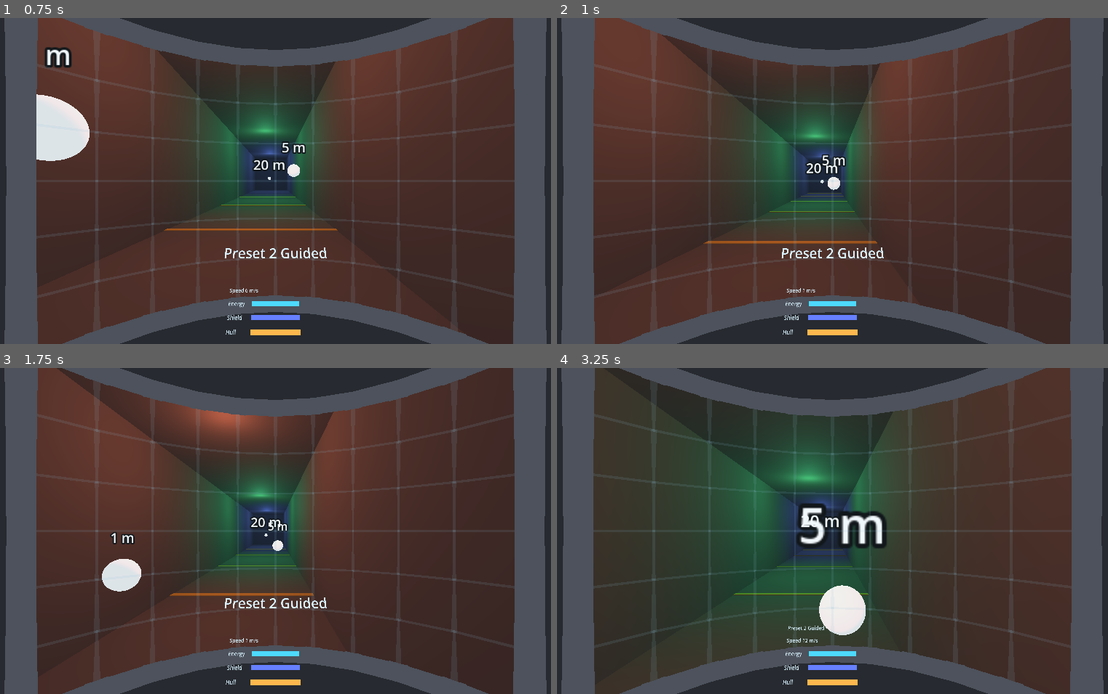
Above: before the commit, frames 1-4 (two rows, left to right).
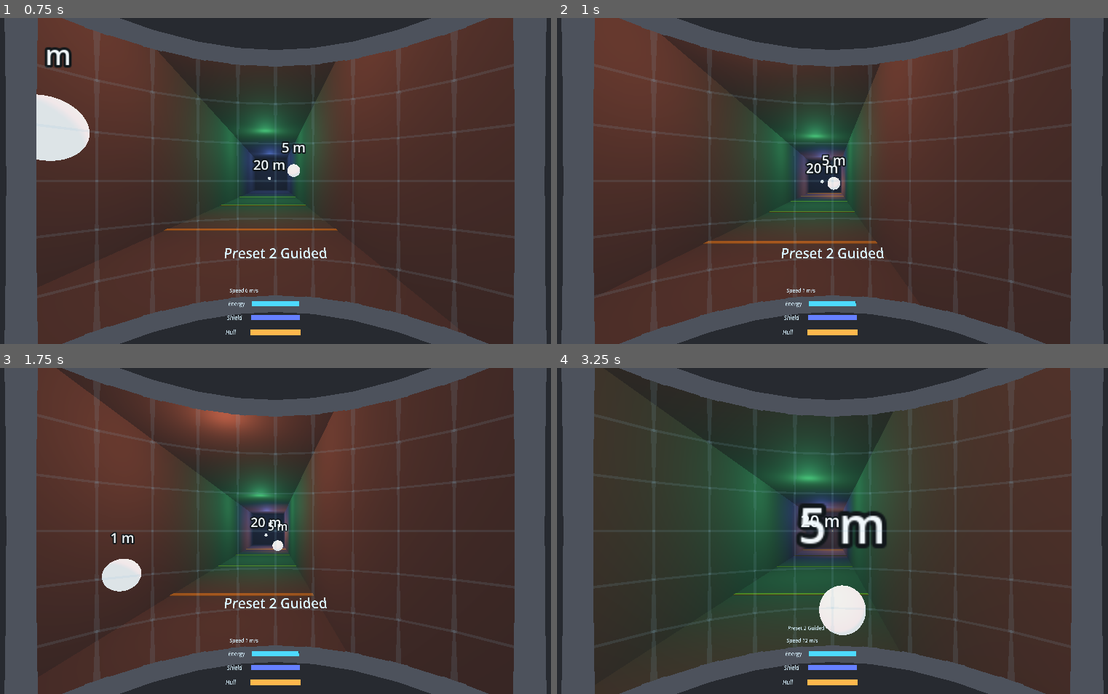
Above: after the commit, the same moments.

Repository: noless-zz/meltdown
Game: Godot game, scene res://main.tscn
The game is run twice, just before and just after one commit, with the same random seed, the same clock (stepped at 60 frames per second) and the same inputs.
Inputs (mouse positions are in pixels of both pictures, inside the frame that each line leads up to):
- Up to frame 1 (0.75 s): tap Enter at 0.5 s; move the mouse to (402, 164) at 0.52 s; hold D from 0.53 s (still down); tap R at 0.6 s; click (402, 164) at 0.67 s
- Up to frame 2 (1 s): keep holding D; tap Space at 0.77 s
- Up to frame 3 (1.75 s): move the mouse to (159, 547) at 1.27 s; release D at 1.28 s; hold S from 1.28 s (still down); tap E at 1.35 s; tap Space at 1.52 s
- Up to frame 4 (3.25 s): move the mouse to (893, 459) at 2.02 s; release S at 2.03 s; hold D 2.03-2.78 s; tap Shift at 2.1 s; move the mouse to (804, 596) at 2.77 s; hold W from 2.78 s (still down); tap Z at 2.85 s; click (804, 596) at 2.92 s; tap Space at 3.02 s

Frame 1 is identical in both runs. In frame 2, 0.4% of the frame differs, in the area x 43-55%, y 40-88%; in frame 3, 0.5%, in the area x 43-55%, y 42-88%; in frame 4, 0.3%.

Commit message:
Show the projectiles in the main scene and start armed (#189)
The owner pulled the trigger in the headset and saw nothing: the ship had
no weapon and nothing drew the projectiles. LocalSession now resolves the
ship file's loadout from the weapon data files (core opens none), equips it
before tick 0 and records it in the replay, so the real main scene starts
with the pulse cannon and replays stay reproducible (CMB-1, ARC-2, ARC-4).

It also hands out copies of the projectiles, one stable copy per projectile,
so the view can interpolate bolts without ever touching Sim (MP-2).
CombatWiring, beside main.gd like ComfortWiring, adds the ProjectileView in
the simulation's space and feeds it every frame, with the camera position
for the bolt lights (LGT-1). main.gd grows by three lines.

Co-Authored-By: Claude Opus 5.5 <noreply@anthropic.com>
Claude-Session: https://claude.ai/code/session_01Hhhk3yf5mJgpXhDYBwiLDz

Diff:
--- /dev/null
+++ b/game/combat_wiring.gd
@@ -0,0 +1,51 @@
+class_name CombatWiring
+extends RefCounted
+
+## Joins the session's combat state to what the main scene draws (CMB-1,
+## LGT-1): for now the projectiles, later the robots (#228).
+##
+## It sits beside `main.gd`, like `ComfortWiring`, because it reads the `net/`
+## session, which `view/` may not depend on. It hands the view copies from
+## `LocalSession` and never writes simulation state (MP-2).
+
+## The bolts, under the world node once `attach` has run, null before.
+var projectile_view: ProjectileView = null
+
+
+## Puts the projectile view under `world`, the node whose space is the
+## simulation's: the bolts are drawn at the simulated positions as they are.
+## Calling it again adds nothing.
+func attach(world: Node3D) -> void:
+	if projectile_view != null:
+		return
+	projectile_view = ProjectileView.new()
+	world.add_child(projectile_view)
+
+
+## Shows this frame's projectiles, blended by the session's interpolation
+## fraction like the rig. The bolts nearest `camera` get the lights (#187).
+func update(session: LocalSession, camera: Node3D) -> void:
+	if projectile_view == null:
+		return
+	if camera != null:
+		projectile_view.set_viewer(point_in(projectile_view, camera))
+	projectile_view.show_projectiles(session.current_projectiles(), session.interpolation_fraction)
+
+
+## Where `node` is, in `space`'s coordinates: its global position seen from
+## `space`. Outside the scene tree (tests, the first frame) global transforms
+## cannot be read, so the parents' transforms are multiplied up instead.
+static func point_in(space: Node3D, node: Node3D) -> Vector3:
+	if space.is_inside_tree() and node.is_inside_tree():
+		return space.to_local(node.global_position)
+	return _to_top(space).affine_inverse() * _to_top(node).origin
+
+
+## `node`'s transform in the space of its topmost 3D ancestor.
+static func _to_top(node: Node3D) -> Transform3D:
+	var total: Transform3D = Transform3D.IDENTITY
+	var current: Node = node
+	while current is Node3D:
+		total = (current as Node3D).transform * total
+		current = current.get_parent()
+	return total
--- a/game/main.gd
+++ b/game/main.gd
@@ -51,6 +51,8 @@
 var build_info: BuildInfo = BuildInfo.load_from(BuildInfo.DEFAULT_PATH)
 ## Logs each afterburner start and stop and pulses the boosting hand (#170).
 var boost_haptics: BoostHaptics = BoostHaptics.new()
+## The bolts and, later, the robots, drawn from session copies (#189, MP-2).
+var combat: CombatWiring = CombatWiring.new()
 
 
 func _ready() -> void:
@@ -84,6 +86,7 @@
 	attach_cockpit_frame()
 	attach_fade_overlay()
 	attach_status_panel()
+	combat.attach(self)  # Main's space is the simulation's; the tunnel is offset.
 	place_rig()
 	InstallerProbe.run_if_requested()  # Debug builds, only when asked (#130).
 	AcceptanceRunner.start_if_requested(self)  # Only with --acceptance=<suite> (#165).
@@ -147,6 +150,7 @@
 		fade_overlay.set_alpha(reset_hold.alpha)
 	log_afterburner()
 	place_rig()
+	combat.update(session, get_node_or_null("XRRig/Camera") as Node3D)
 	update_status_panel(delta_seconds)
 
 
--- a/game/net/local_session.gd
+++ b/game/net/local_session.gd
@@ -6,8 +6,9 @@
 ## all drive the simulation through this, so they fly the same code.
 ##
 ## Time arrives only through `advance`; nothing here reads the clock, nodes or
-## input devices (ARC-1). The view reads `previous_ship()`, `current_ship()`
-## and `interpolation_fraction` and never writes simulation state (MP-2).
+## input devices (ARC-1). The view reads `previous_ship()`, `current_ship()`,
+## `current_projectiles()` and `interpolation_fraction` and never writes
+## simulation state (MP-2).
 
 ## A long hitch (a loading stall, the headset taken off) would otherwise make
 ## the next frame run hundreds of ticks, take longer than a frame, and fall
@@ -17,6 +18,8 @@
 ## (90 frames of 1/90 s), which would lose one tick per second. Time within this
 ## margin of a whole tick counts as the whole tick.
 const TICK_EPSILON: float = 1.0e-6
+## Where the weapons a ship file's loadout names are read from, by id (#189).
+const WEAPON_DIR: String = "res://data/weapons/"
 
 var sim: Sim
 ## Every input fed to `sim`, in order; running it reproduces `sim` (ARC-2).
@@ -45,11 +48,19 @@
 var _current_ship: ShipState
 ## Events of every tick run by the latest `advance`, in tick order.
 var _frame_events: Array[SimEvent] = []
+## Copies of `sim.projectiles` after the latest tick, oldest first.
+var _current_projectiles: Array[Projectile] = []
+## The copy of each live projectile, by the simulation's projectile. A
+## projectile keeps one copy for its whole flight, so the view can tell a bolt
+## it already drew from a new one and blend it between ticks.
+var _projectile_copies: Dictionary[Projectile, Projectile] = {}
 
 
 ## `bounds` are the walls the ship flies inside, or null for open space.
 ## `tuning` gives every ship its feel values before the first tick; null, or a
-## tuning whose `error` is set, flies the built-in defaults.
+## tuning whose `error` is set, flies the built-in defaults. A tuning whose
+## loadout has been resolved (see `load_tuning`) starts the ship armed, and the
+## weapons are recorded in the replay (CMB-1, ARC-2).
 func _init(run_seed: int = 0, input_source: ShipInputSource = null, bounds: BoxBounds = null,
 		tuning: ShipTuning = null) -> void:
 	replay = Replay.new(run_seed, 1)
@@ -62,6 +73,9 @@
 	# The tuning goes through the replay too, so a replay flies the same ship.
 	sim = Sim.new(run_seed, 1, replay.bounds())
 	replay.apply_tuning(sim)
+	if replay.tuning != null and replay.tuning.loadout.is_armed():
+		replay.loadout = replay.tuning.loadout
+		sim.equip(replay.loadout)
 	_input_source = input_source if input_source != null else ShipInputSource.new()
 	_current_ship = _snapshot(sim.ships[0])
 	_previous_ship = _snapshot(sim.ships[0])
@@ -99,7 +113,11 @@
 
 ## Reads a ship data file. Returns null, after printing why, when the file is
 ## missing or rejected, so the caller flies the built-in defaults.
-static func load_tuning(path: String) -> ShipTuning:
+## The weapons its loadout names are read from `weapon_dir` and resolved here,
+## since core opens no files. If any of them is missing or rejected, the
+## problem is printed and the ship flies unarmed with the file's other values:
+## a half-armed ship would hide which weapon broke.
+static func load_tuning(path: String, weapon_dir: String = WEAPON_DIR) -> ShipTuning:
 	var problem: String = ""
 	var tuning: ShipTuning = null
 	if not FileAccess.file_exists(path):
@@ -110,6 +128,14 @@
 	if problem != "":
 		print("Meltdown: ship tuning %s rejected (%s); flying with the built-in defaults" % [path, problem])
 		return null
+	var texts: Dictionary = {}
+	for id: String in tuning.loadout.weapon_ids():
+		var weapon_path: String = weapon_dir.path_join(id + ".json")
+		if FileAccess.file_exists(weapon_path):
+			texts[id] = FileAccess.get_file_as_string(weapon_path)
+	var weapon_problem: String = tuning.loadout.resolve(texts)
+	if weapon_problem != "":
+		print("Meltdown: ship loadout in %s rejected (%s); flying unarmed" % [path, weapon_problem])
 	return tuning
 
 
@@ -130,6 +156,13 @@
 ## Ship state after the latest tick. A copy, like `previous_ship()`.
 func current_ship() -> ShipState:
 	return _current_ship
+
+
+## Every live projectile after the latest tick, oldest first. A new array of
+## copies: changing the array or a projectile in it leaves the simulation as it
+## was (MP-2). The same projectile is the same copy from tick to tick.
+func current_projectiles() -> Array[Projectile]:
+	return _current_projectiles.duplicate()
 
 
 func _run_tick() -> void:
@@ -140,6 +173,7 @@
 	_accumulator -= ShipState.TICK_DT
 	_previous_ship = _current_ship
 	_current_ship = _snapshot(sim.ships[0])
+	_snapshot_projectiles()
 
 
 ## Drops the whole ticks left in the accumulator and keeps the fraction, so the
@@ -151,15 +185,35 @@
 	_accumulator = maxf(_accumulator - dropped, 0.0)
 
 
-## Copies every script variable, so fields added to `ShipState` later are
-## carried along without changing this file.
 static func _snapshot(ship: ShipState) -> ShipState:
 	var copy: ShipState = ShipState.new()
-	for property: Dictionary in ship.get_property_list():
+	_copy_fields(ship, copy)
+	return copy
+
+
+## Refreshes `_current_projectiles` from `sim.projectiles`, reusing the copy
+## each projectile already has and dropping those of removed projectiles.
+func _snapshot_projectiles() -> void:
+	var copies: Dictionary[Projectile, Projectile] = {}
+	var listed: Array[Projectile] = []
+	for projectile: Projectile in sim.projectiles:
+		var copy: Projectile = _projectile_copies.get(projectile, null) as Projectile
+		if copy == null:
+			copy = Projectile.new()
+		_copy_fields(projectile, copy)
+		copies[projectile] = copy
+		listed.append(copy)
+	_projectile_copies = copies
+	_current_projectiles = listed
+
+
+## Copies every script variable, so fields added to `ShipState` or
+## `Projectile` later are carried along without changing this file.
+static func _copy_fields(from: Object, to: Object) -> void:
+	for property: Dictionary in from.get_property_list():
 		if int(property["usage"]) & PROPERTY_USAGE_SCRIPT_VARIABLE:
 			var prop_name: String = property["name"]
-			copy.set(prop_name, ship.get(prop_name))
-	return copy
+			to.set(prop_name, from.get(prop_name))
 
 
 static func _to_mm(metres: Vector3) -> Vector3i:
--- /dev/null
+++ b/game/tests/test_main_projectiles.gd
@@ -0,0 +1,176 @@
+extends RefCounted
+
+## The main scene starts armed from the shipped loadout and draws the
+## simulation's projectiles (#189, CMB-1, MP-2, LGT-1). A separate file because
+## `test_main_scene.gd` would pass about 300 lines.
+
+const SHIP_FILE: String = "res://data/ships/default_ship.json"
+## 1.5 s of frames at 90 Hz runs 30 ticks.
+const FRAMES_FOR_30_TICKS: int = 45
+
+
+## The real main scene, readied as at start-up, with the right trigger held.
+## Outside the tree no `_ready` runs by itself; call them in tree order.
+func _main_firing() -> Node:
+	var main: Node = (load("res://main.tscn") as PackedScene).instantiate()
+	main.get_node("XRRig").call("build")
+	main.call("_ready")
+	var fire: ShipInput = ShipInput.new(Vector3i.ZERO, Vector3i.ZERO, false, false, true)
+	(main.get("input_source") as LatestInputSource).set_input(fire)
+	return main
+
+
+func _fly(main: Node, frames: int) -> void:
+	for i: int in frames:
+		main.call("advance_frame", 1.0 / 90.0)
+
+
+func _visible_bolts(view: ProjectileView) -> int:
+	var shown: int = 0
+	for index: int in view.bolt_count():
+		if view.bolt(index).visible:
+			shown += 1
+	return shown
+
+
+func test_main_scene_starts_with_the_shipped_loadout() -> String:
+	var main: Node = (load("res://main.tscn") as PackedScene).instantiate()
+	var session: LocalSession = main.get("session")
+	var ship: ShipState = session.sim.ships[0]
+	var weapon: WeaponDef = ship.primary_slots[0]
+	var recorded: ShipLoadout = session.replay.loadout
+	main.free()
+	if weapon == null:
+		return "primary slot 1 is empty in the main scene"
+	if ship.primary_slots[1] != null or ship.secondary_slots[0] != null or ship.secondary_slots[1] != null:
+		return "a slot other than primary 1 holds a weapon"
+	if recorded == null or recorded.primary_ids[0] != "pulse_cannon":
+		return "the replay does not record the pulse cannon"
+	return ""
+
+
+func test_holding_fire_shows_one_bolt_per_projectile() -> String:
+	var main: Node = _main_firing()
+	_fly(main, FRAMES_FOR_30_TICKS)
+	var session: LocalSession = main.get("session")
+	var view: ProjectileView = main.get_node_or_null(ProjectileView.NODE_NAME) as ProjectileView
+	var ticks: int = session.sim.tick
+	var in_flight: int = session.sim.projectiles.size()
+	var found: bool = view != null and view.get_parent() == main
+	var shown: int = _visible_bolts(view) if found else -1
+	main.free()  # Frees the view too, so it compares equal to null from here.
+	if not found:
+		return "no ProjectileView directly under the main scene"
+	if ticks != 30:
+		return "%d frames ran %d ticks" % [FRAMES_FOR_30_TICKS, ticks]
+	if in_flight == 0:
+		return "30 ticks of fire left no projectile in flight"
+	if shown != in_flight:
+		return "%d bolts shown for %d projectiles" % [shown, in_flight]
+	return ""
+
+
+func test_energy_readout_drops_while_firing() -> String:
+	var main: Node = _main_firing()
+	var panel: StatusPanel = main.get("status_panel")
+	main.call("update_status_panel", 0.0)
+	var before: float = panel.energy_bar_scale()
+	_fly(main, FRAMES_FOR_30_TICKS)
+	var after: float = panel.energy_bar_scale()
+	main.free()
+	if after >= before:
+		return "energy bar went from %s to %s while firing" % [before, after]
+	return ""
+
+
+func test_showing_projectiles_leaves_the_simulation_alone() -> String:
+	var main: Node = _main_firing()
+	_fly(main, FRAMES_FOR_30_TICKS)
+	var session: LocalSession = main.get("session")
+	var hash_before: int = session.sim.state_hash()
+	main.call("advance_frame", 0.0)
+	var hash_after: int = session.sim.state_hash()
+	main.free()
+	if hash_before != hash_after:
+		return "drawing the projectiles changed the simulation"
+	return ""
+
+
+func test_session_projectiles_are_copies() -> String:
+	var session: LocalSession = LocalSession.new(0, _firing_source(), null, LocalSession.load_tuning(SHIP_FILE))
+	session.advance(3.0 / 60.0)
+	var copies: Array[Projectile] = session.current_projectiles()
+	if copies.is_empty() or session.sim.projectiles.is_empty():
+		return "no projectile after 3 ticks of fire"
+	if is_same(copies, session.sim.projectiles):
+		return "current_projectiles() is the simulation's array"
+	if is_same(copies[0], session.sim.projectiles[0]):
+		return "current_projectiles() holds the simulation's projectile"
+	if copies[0].position != session.sim.projectiles[0].position:
+		return "the copy is at %s, the projectile at %s" % [copies[0].position, session.sim.projectiles[0].position]
+	var hash_before: int = session.sim.state_hash()
+	copies[0].position += Vector3(5.0, 0.0, 0.0)
+	copies.clear()
+	if session.sim.state_hash() != hash_before or session.current_projectiles().size() != 1:
+		return "changing the copies changed the session"
+	var first: Projectile = session.current_projectiles()[0]
+	session.advance(1.0 / 60.0)
+	var next: Projectile = session.current_projectiles()[0]
+	if not is_same(first, next):
+		return "a projectile in flight got a new copy on the next tick"
+	if next.position != session.sim.projectiles[0].position:
+		return "the copy did not follow the projectile"
+	return ""
+
+
+func test_armed_session_replays_to_the_same_hash() -> String:
+	var session: LocalSession = LocalSession.new(7, _firing_source(), TestTunnel.interior_box(),
+			LocalSession.load_tuning(SHIP_FILE))
+	for frame: int in 30:
+		session.advance(1.0 / 60.0)
+	var replayed: Sim = Replay.from_text(session.replay.to_text()).run()
+	if session.sim.projectiles.is_empty():
+		return "30 ticks of fire left no projectile in flight"
+	if replayed == null or replayed.state_hash() != session.sim.state_hash():
+		return "the saved replay does not reproduce the armed run"
+	return ""
+
+
+func test_unreadable_weapon_flies_unarmed_with_the_file_values() -> String:
+	var tuning: ShipTuning = LocalSession.load_tuning(SHIP_FILE, "res://no_such_weapons/")
+	if tuning == null:
+		return "a missing weapon file threw away the whole ship file"
+	if tuning.loadout.is_armed():
+		return "the loadout is armed without its weapon file"
+	var session: LocalSession = LocalSession.new(0, _firing_source(), null, tuning)
+	session.advance(0.5)
+	if session.replay.loadout != null or not session.sim.projectiles.is_empty():
+		return "an unresolved loadout still armed the ship"
+	return ""
+
+
+func test_point_in_matches_global_positions_outside_the_tree() -> String:
+	var root: Node3D = Node3D.new()
+	var space: Node3D = Node3D.new()
+	var rig: Node3D = Node3D.new()
+	var camera: Node3D = Node3D.new()
+	root.add_child(space)
+	root.add_child(rig)
+	rig.add_child(camera)
+	root.transform = Transform3D(Basis(Vector3.UP, 0.4), Vector3(1.0, 2.0, 3.0))
+	space.transform = Transform3D(Basis(Vector3.RIGHT, 0.2), Vector3(0.0, -1.0, 0.0))
+	rig.transform = Transform3D(Basis(Vector3.UP, 1.1), Vector3(0.0, 0.0, -4.0))
+	camera.position = Vector3(0.1, 1.6, 0.0)
+	var expected: Vector3 = (root.transform * space.transform).affine_inverse() \
+			* (root.transform * rig.transform * camera.transform).origin
+	var point: Vector3 = CombatWiring.point_in(space, camera)
+	root.free()
+	if not point.is_equal_approx(expected):
+		return "camera at %s, expected %s" % [point, expected]
+	return ""
+
+
+static func _firing_source() -> LatestInputSource:
+	var source: LatestInputSource = LatestInputSource.new()
+	source.set_input(ShipInput.new(Vector3i.ZERO, Vector3i.ZERO, false, false, true))
+	return source
Not shown, added: game/combat_wiring.gd.uid
Not shown, added: game/tests/test_main_projectiles.gd.uid
Not shown, added: docs/devlog/2026-11-16-1233-builder-issue-189.md
